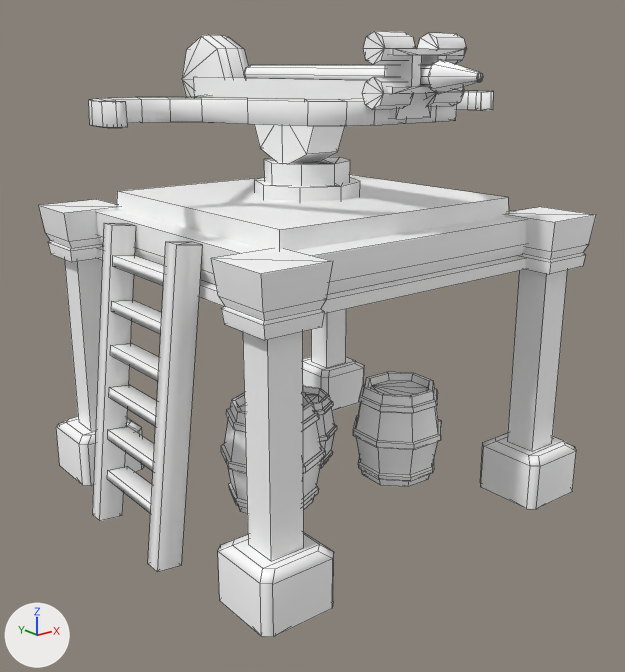
Two versions of the FBX model Assets/Models/Towers/ArcherTower/1/SM_Archer_Tower_T1.fbx, one commit apart.
Before and after are seen from a camera (50 mm lens) standing at (-2.23, -2.87, 1.83) and looking at (-0.03, -0.12, 0.73). Arrows for +X, +Y and +Z are at lower left; the lights stay in place. Mesh edges are drawn as thin lines. Where no turn or scale is listed for an object, it has been applied to the vertices.
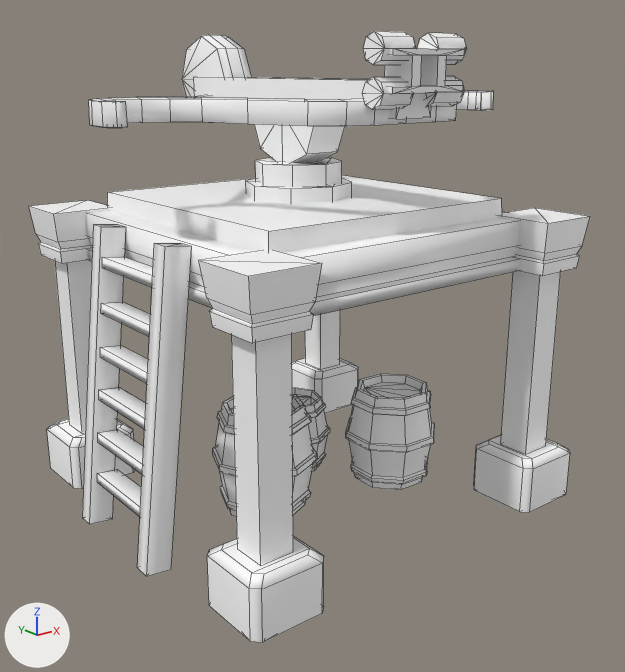
The newer file is also turned or shifted as a whole; pictures and numbers use the older file's frame.

The edits, one by one:
me_mesh_001 has 352 vertices, 378 faces and spans x -0.95..0.95, y -0.95..0.8, z -0.02..0.5.
me_mesh_001 is used by ob_pcube176; location (-0.005, 0.007, 1.453).
me_mesh_001 part 1: a new loose piece, an 8-sided cylinder along z spanning x -0.18..0.18, y -0.18..0.18, z -0.13..0.0, in mat_m_tier_01 (its picture is missing).
me_mesh_001 part 2: the loose piece of 64 vertices spanning x -0.06..0.06, y -0.95..0.34, z 0.28..0.39 is deleted.
Mesh me_mesh_1 is new.
It has 738 vertices, 736 faces and spans x -0.9..0.9, y -0.86..0.86, z -0.69..0.69.
It uses material mat_m_tier_01 (its picture is missing).
Object 'pCube218' (ob_pcube218) now shows nothing instead of me_mesh.
Object 'Archer_Tower_Tier_01_Base' (ob_archer_tower_tier_01_base) is new; it shows me_mesh_1.
Its location is (-0.05, 0.0, 0.682).

Boxes [x1, y1, x2, y2] around the edits, measured in the pictures (625 x 672 px):
'Archer_Tower_Tier_01_Base', added: after [29, 175, 590, 642]
'pCube218', no longer drawn: before [39, 157, 596, 637]
'pCube176', reshaped (18% taller): before [89, 31, 493, 163]; after [89, 31, 493, 187]
part 1 of me_mesh_001, added: after [255, 158, 342, 187]
part 2 of me_mesh_001, deleted: before [244, 59, 483, 94]
